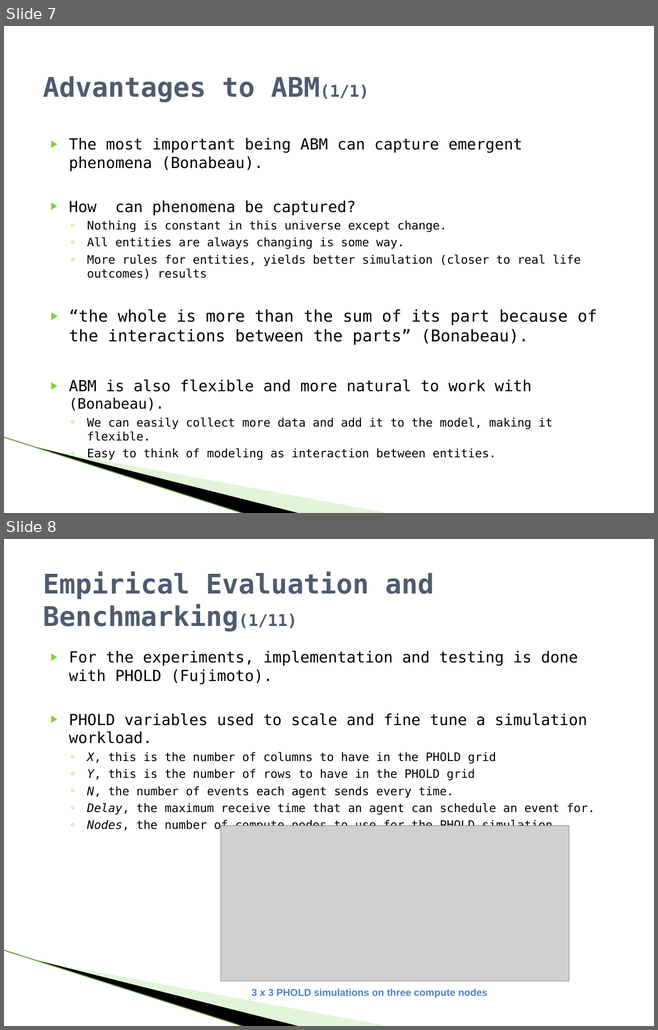
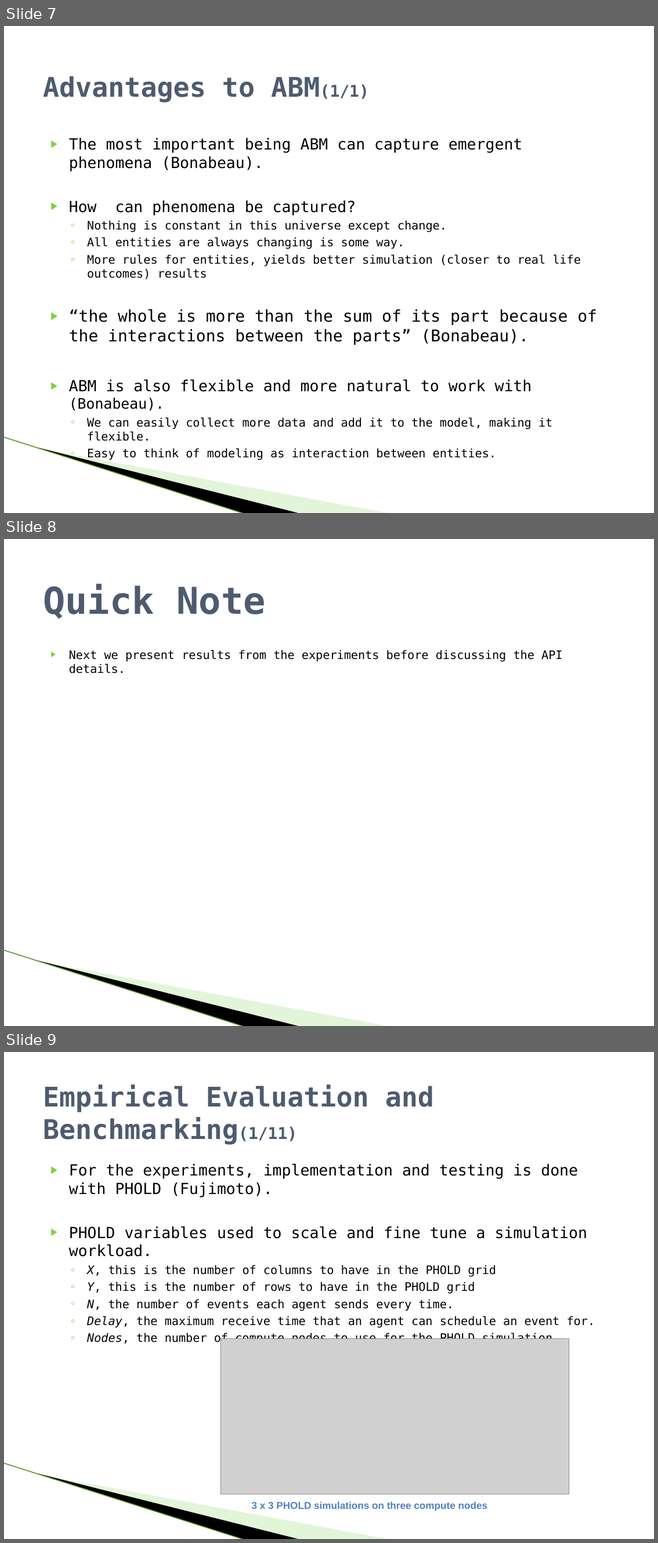
Before and after one commit to raodj/muse, a slide deck: Thesis/MUSE_Defense_presentation.pptx. Shown one above the other, each under a label of ours: slides 7 and 8 before the commit, slides 7, 8 and 9 after it. The pictures are 658x1030 and 658x1543 pixels, drawn with LibreOffice and Linux fonts; fonts in the diff are those of the drawing; grey boxes stand for pictures; background and template pictures are left out. Boxes give left, top, right and bottom in pixels: in the first picture for what was removed or moved away, otherwise in the second. Text is boxed around its words. In the diff, an @@ line names an element or a change of style, - is before the commit and + after.

```diff
--- a/Thesis/MUSE_Defense_presentation.pptx
+++ b/Thesis/MUSE_Defense_presentation.pptx
@@ slide 8 added at <box>4,539,654,1026</box>, background #FFFFFF; not listed: 3 template elements that a slide beside it also shows @@
@@ title added at <box>43,584,266,619</box>, 41 pt, text #4E5B6F, bold @@
+Quick Note
@@ text added at <box>69,650,562,674</box>, 13 pt, text #000000 @@
+▶ Next we present results from the experiments before discussing the API details.
@@ what was slide 8 is now slide 9 @@
```
Also in this commit, not shown: 9 slides changed, 2 other slides added.
